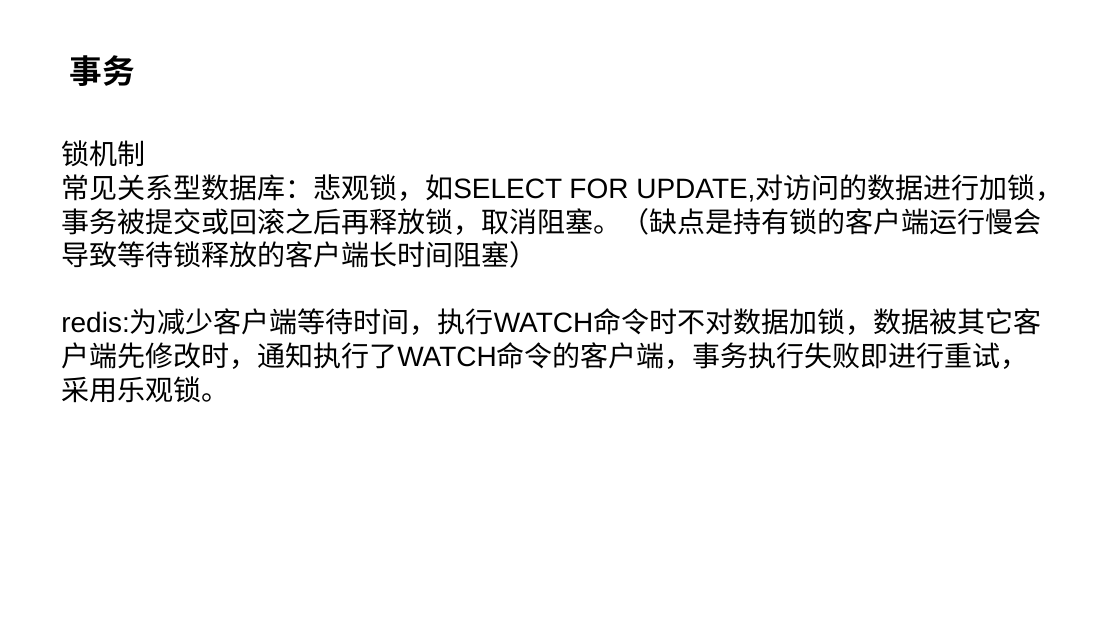
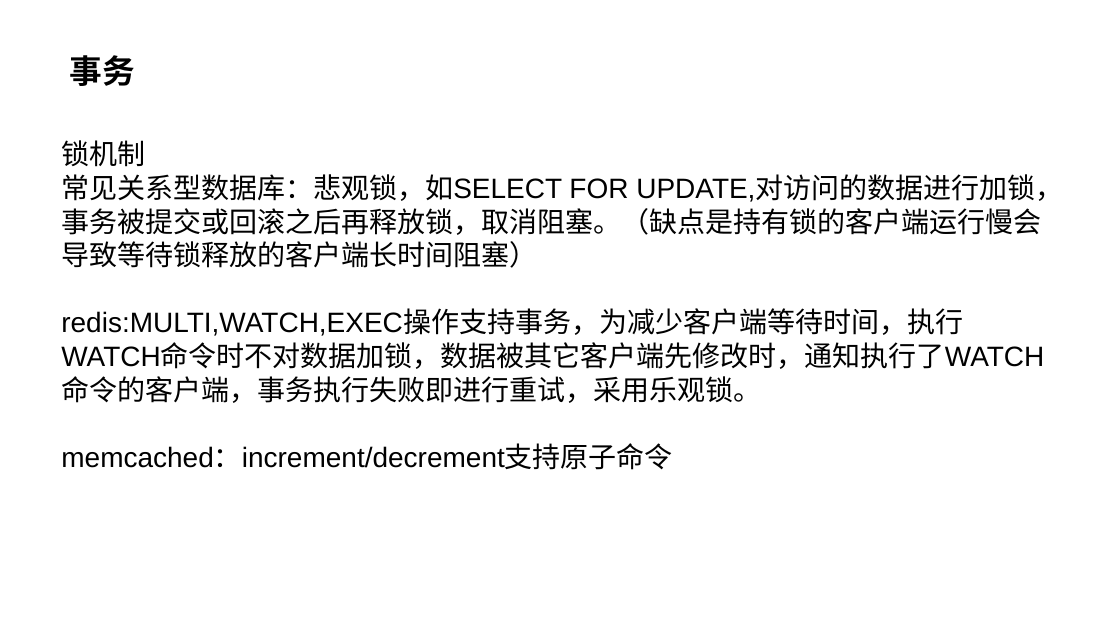
Before and after one commit to SoaringPhoenix/a-few-files, a slide deck: slide 15 of redis&memcached.pptx (slide 14 before the commit). Drawn at 1120x630 pixels with LibreOffice and Linux fonts; fonts in the diff are those of the drawing. Boxes give left, top, right and bottom in pixels: in the first picture for what was removed or moved away, otherwise in the second. Text is boxed around its words. In the diff, an @@ line names an element or a change of style, - is before the commit and + after.

Commit message:
1.6 add memcached comparison

```diff
--- a/redis&memcached.pptx
+++ b/redis&memcached.pptx
@@ text at (x1=61, y1=311, x2=1044, y2=470): text changed @@
-redis:为减少客户端等待时间，执行WATCH命令时不对数据加锁，数据被其它客户端先修改时，通知执行了WATCH命令的客户端，事务执行失败即进行重试，采用乐观锁。
+redis:MULTI,WATCH,EXEC操作支持事务，为减少客户端等待时间，执行WATCH命令时不对数据加锁，数据被其它客户端先修改时，通知执行了WATCH命令的客户端，事务执行失败即进行重试，采用乐观锁。
+memcached：increment/decrement支持原子命令
```
Also in this commit, not shown: 5 other slides changed, 2 slides added.
